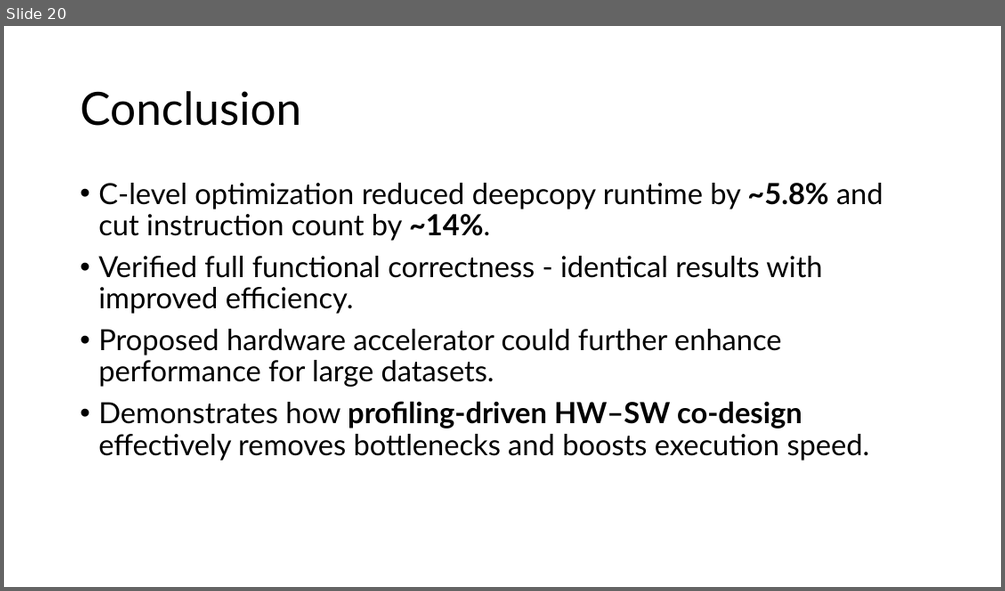
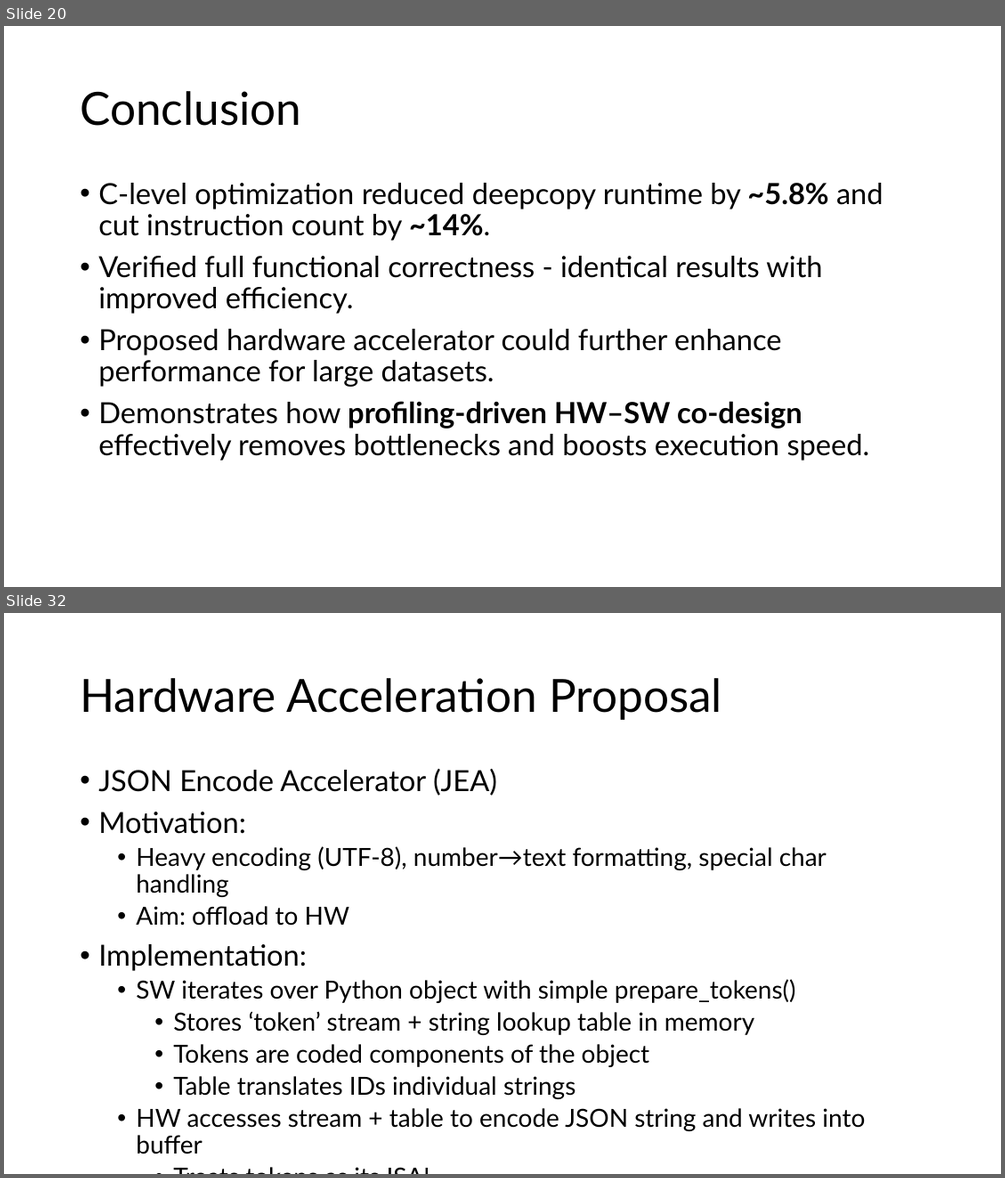
Before and after one commit to Dorknafo7/HW-SW-Co-Design-Project, a slide deck: project_presentation.pptx. Shown one above the other, each under a label of ours: slide 20 before the commit, slides 20 and 32 after it; the slides between them are not shown. The pictures are 1005x591 and 1005x1178 pixels, drawn with LibreOffice and Linux fonts; fonts in the diff are those of the drawing. Boxes give left, top, right and bottom in pixels: in the first picture for what was removed or moved away, otherwise in the second. Text is boxed around its words. In the diff, an @@ line names an element or a change of style, - is before the commit and + after.

Commit message:
ppt update - add json_dumps presentation

```diff
--- a/project_presentation.pptx
+++ b/project_presentation.pptx
@@ slide 32 added at [4,613,1001,1174], background #FFFFFF @@
@@ title added at [80,678,722,720], 44 pt, text #000000 @@
+Hardware Acceleration Proposal
@@ text added at [98,769,865,1154], 24 pt, text #000000 @@
+• JSON Encode Accelerator (JEA)
+• Motivation:
+  • Heavy encoding (UTF-8), number→text formatting, special char handling
+  • Aim: offload to HW
+• Implementation:
+  • SW iterates over Python object with simple prepare_tokens()
+    • Stores ‘token’ stream + string lookup table in memory
+    • Tokens are coded components of the object
+    • Table translates IDs individual strings
+  • HW accesses stream + table to encode JSON string and writes into buffer
+    • Treats tokens as its ISA!
```
Also in this commit, not shown: 17 other slides added.
